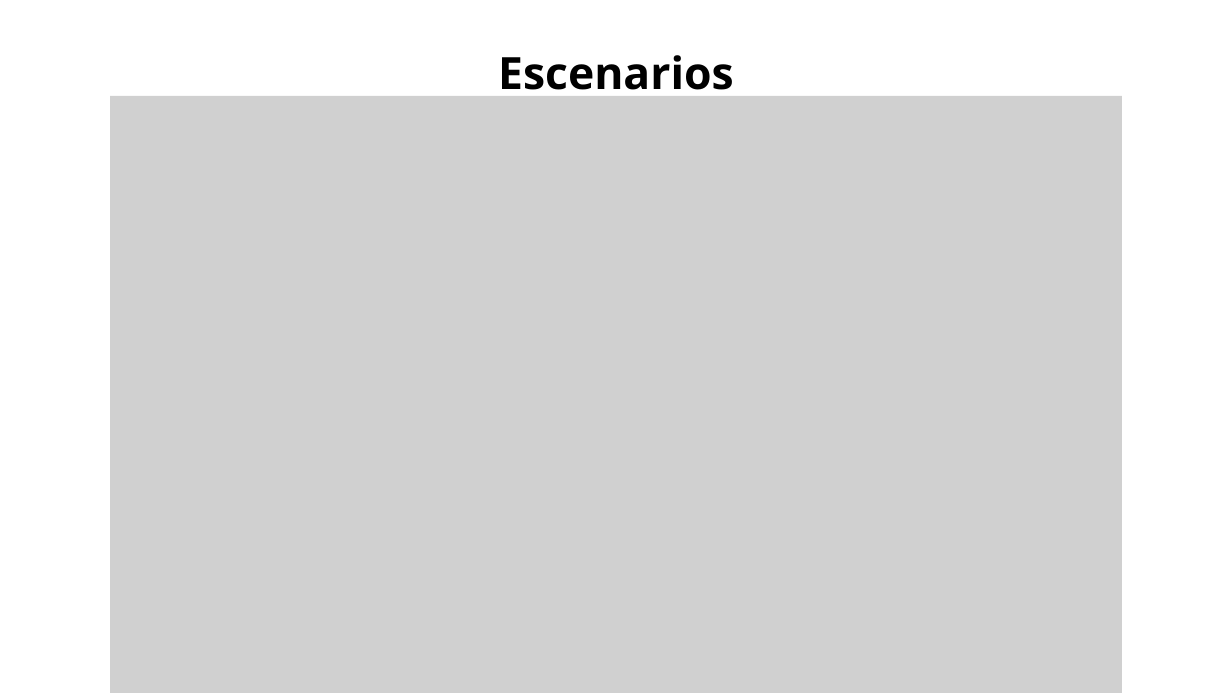
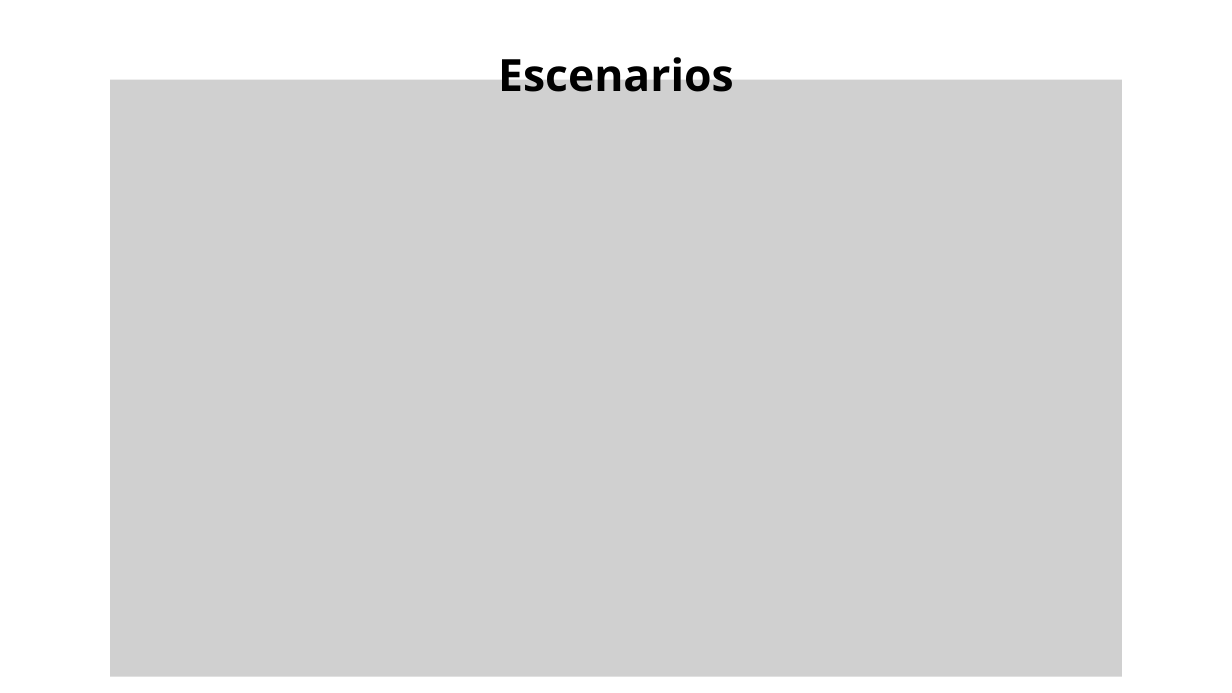
Before and after one commit to Jucer74/SoftwareArchitecture, a slide deck: slide 24 of Project/Views/SistemaSeparacionAudio.views.pptx. Drawn at 1232x693 pixels with LibreOffice and Linux fonts; fonts in the diff are those of the drawing; grey boxes stand for pictures. Boxes give left, top, right and bottom in pixels: in the first picture for what was removed or moved away, otherwise in the second. Text is boxed around its words. In the diff, an @@ line names an element or a change of style, - is before the commit and + after.

```diff
--- a/Project/Views/SistemaSeparacionAudio.views.pptx
+++ b/Project/Views/SistemaSeparacionAudio.views.pptx
@@ text "Escenarios" moved from (x1=498, y1=55, x2=734, y2=100) to (x1=498, y1=50, x2=734, y2=92) @@
@@ picture moved from (x1=110, y1=96, x2=1122, y2=693) to (x1=110, y1=79, x2=1122, y2=676) @@
```
Also in this commit, not shown: 11 other slides changed.
